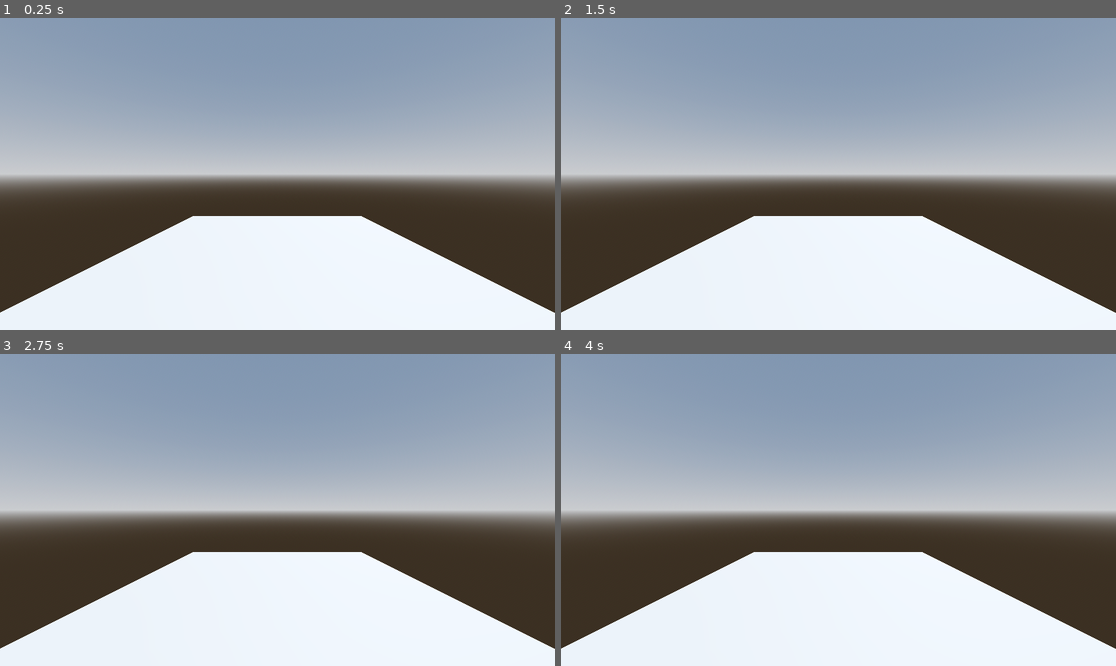
Above: before the commit, frames 1-4 (two rows, left to right).
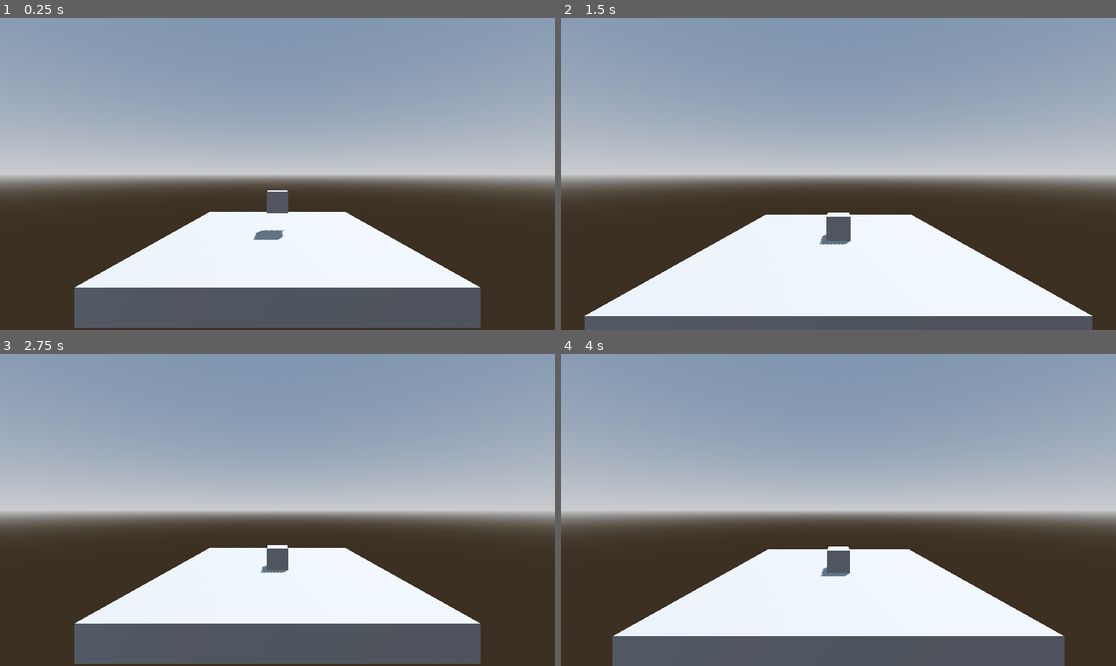
Above: after the commit, the same moments.

Repository: CE-Studio/floppingfluffs
Game: Godot game, scene res://node_3d.tscn
The game is run twice, just before and just after one commit, with the same random seed, the same clock (stepped at 60 frames per second) and the same inputs. Before the commit the project has no main scene; this scene is started directly in both runs.
Inputs (mouse positions are in pixels of both pictures, inside the frame that each line leads up to):
- Up to frame 1 (0.25 s): no input
- Up to frame 2 (1.5 s): move the mouse to (960, 158) at 0.52 s; click (960, 158) at 0.6 s; tap Mouse wheel up (zoom_in, bound only after the commit) at 0.8, 1.35 s; tap Enter at 1.25 s; move the mouse to (727, 189) at 1.27 s; click (727, 189) at 1.42 s
- Up to frame 3 (2.75 s): tap Mouse wheel down (zoom_out, bound only after the commit) at 1.55, 2.1 s; tap Space at 2 s; move the mouse to (333, 441) at 2.02 s; click (333, 441) at 2.3 s
- Up to frame 4 (4 s): tap Enter at 2.75 s; move the mouse to (810, 572) at 2.77 s; click (810, 572) at 2.85 s; tap Mouse wheel up (zoom_in, bound only after the commit) at 3.05, 3.6 s; tap Space at 3.5 s; move the mouse to (1005, 556) at 3.52 s; click (1005, 556) at 3.67 s; tap Mouse wheel down (zoom_out, bound only after the commit) at 3.8 s

The runs differ from the first frame. In frame 1, 15% of the frame differs, in the area x 0-100%, y 55-100%; in frame 2, 7.2%; in frame 3, 15%; in frame 4, 12%.

Commit message:
Grab and toss phyiscs objects
BASIC camera orbiting

Diff:
--- a/node_3d.tscn
+++ b/node_3d.tscn
@@ -1,6 +1,7 @@
-[gd_scene load_steps=5 format=3 uid="uid://bnrn1swk3ml1e"]
+[gd_scene load_steps=6 format=3 uid="uid://bnrn1swk3ml1e"]
 
 [ext_resource type="PackedScene" uid="uid://db3jswprqpd1k" path="res://player_camera.tscn" id="1_a202f"]
+[ext_resource type="PackedScene" uid="uid://btaghitysnvmv" path="res://rigid_body_3d.tscn" id="2_noarx"]
 
 [sub_resource type="ProceduralSkyMaterial" id="ProceduralSkyMaterial_a202f"]
 sky_horizon_color = Color(0.662243, 0.671743, 0.686743, 1)
@@ -29,5 +30,7 @@
 size = Vector3(10, 1, 10)
 
 [node name="PlayerCamera" parent="." instance=ExtResource("1_a202f")]
-transform = Transform3D(1, 0, 0, 0, 1, 0, 0, 0, 1, 0, 3, 7)
-mouse_sensitivty = 0.005
+transform = Transform3D(1, 0, 0, 0, 1, 0, 0, 0, 1, 0, 3.29377, 0)
+
+[node name="RigidBody3D" parent="." instance=ExtResource("2_noarx")]
+transform = Transform3D(1, 0, 0, 0, 1, 0, 0, 0, 1, 0, 2.2391, 0)
--- a/player_camera.gd
+++ b/player_camera.gd
@@ -1,26 +1,86 @@
 extends Camera3D
-@export var orbit: Node3D;
-@export var mouse_sensitivty: float
 
-var speed: float =  10
+@export var mouse_sensitivity: float = 0.002
+@export var speed: float = 10.0
+@export var grab_distance: float = 10.0
+var grab_distance_dynamic: float;
 
-# Called when the node enters the scene tree for the first time.
+@onready var pivot: SpringArm3D = get_parent()
+
+var grabbed_object: RigidBody3D = null
+var spring_strength: float = 100.0
+var damping: float = 10.0
+
 func _ready() -> void:
-	pass # Replace with function body.
+	Input.mouse_mode = Input.MOUSE_MODE_VISIBLE
 
 
-# Called every frame. 'delta' is the elapsed time since the previous frame.
 func _process(delta: float) -> void:
-	pass
+	# Mouse wheel zoom
+	if Input.is_action_just_released("zoom_in"):
+		pivot.spring_length = clamp(pivot.spring_length - .5, 2.0, 20.0)
+	elif Input.is_action_just_released("zoom_out"):
+		pivot.spring_length = clamp(pivot.spring_length + .5, 2.0, 20.0)
+
+
 func _physics_process(delta: float) -> void:
-	pass
+	if Input.is_action_just_pressed("grab"):
+		try_grab()
+	elif Input.is_action_just_released("grab"):
+		grabbed_object = null
+
+	if grabbed_object:
+		var target_pos = get_ray_target_position()
+		var to_target = target_pos - grabbed_object.global_position
+
+		var distance = to_target.length()
+		var direction = to_target.normalized()
+
+		var velocity = grabbed_object.linear_velocity
+		var force = direction * (spring_strength * distance) - velocity * damping
+
+		grabbed_object.apply_central_force(force)
+
 
 func _input(event: InputEvent) -> void:
+	# Toggle mouse mode
 	if Input.is_mouse_button_pressed(MOUSE_BUTTON_RIGHT):
 		Input.mouse_mode = Input.MOUSE_MODE_CAPTURED
 	else:
 		Input.mouse_mode = Input.MOUSE_MODE_VISIBLE
 
+	# Rotate camera pivot with mouse
 	if event is InputEventMouseMotion and Input.mouse_mode == Input.MOUSE_MODE_CAPTURED:
-		rotation.y += event.relative.x * mouse_sensitivty
-		rotation.x += event.relative.y * mouse_sensitivty
+		pivot.rotation.y += -event.relative.x * mouse_sensitivity
+		rotation.x += -event.relative.y * mouse_sensitivity
+		#rotation.x = clamp(rotation.x, deg_to_rad(-89), deg_to_rad(89))
+
+
+func try_grab() -> void:
+	var origin = get_ray().origin
+	var direction = get_ray().direction
+	var target = origin + direction * grab_distance
+
+	var space_state = get_world_3d().direct_space_state
+	var query = PhysicsRayQueryParameters3D.create(origin, target)
+	query.collision_mask = 1  # TODO: Customize this as needed
+
+	var result = space_state.intersect_ray(query)
+	if result and result.has("collider") and result["collider"] is RigidBody3D:
+		grabbed_object = result["collider"]
+		grab_distance_dynamic = (result["position"] - origin).length()
+
+
+func get_ray() -> Dictionary:
+	var mouse_pos = get_viewport().get_mouse_position()
+	var origin = project_ray_origin(mouse_pos)
+	var direction = project_ray_normal(mouse_pos)
+	return {
+		"origin": origin,
+		"direction": direction
+	}
+
+
+func get_ray_target_position() -> Vector3:
+	var ray = get_ray()
+	return ray.origin + ray.direction * grab_distance_dynamic
--- a/player_camera.tscn
+++ b/player_camera.tscn
@@ -2,7 +2,9 @@
 
 [ext_resource type="Script" uid="uid://bpne6m8huvrr1" path="res://player_camera.gd" id="1_agiyq"]
 
-[node name="PlayerCamera" type="Camera3D"]
+[node name="SpringArm3D" type="SpringArm3D"]
+collision_mask = 32
+spring_length = 10.0
+
+[node name="PlayerCamera" type="Camera3D" parent="."]
 script = ExtResource("1_agiyq")
-
-[node name="SpringArm3D" type="SpringArm3D" parent="."]
--- a/project.godot
+++ b/project.godot
@@ -11,6 +11,7 @@
 [application]
 
 config/name="Flopping Fluffs"
+run/main_scene="uid://bnrn1swk3ml1e"
 config/features=PackedStringArray("4.4", "Forward Plus")
 config/icon="res://icon.svg"
 
@@ -21,3 +22,18 @@
 "events": [Object(InputEventKey,"resource_local_to_scene":false,"resource_name":"","device":-1,"window_id":0,"alt_press …(192 unchanged characters)…
 ]
 }
+grab={
+"deadzone": 0.2,
+"events": [Object(InputEventMouseButton,"resource_local_to_scene":false,"resource_name":"","device":-1,"window_id":0,"alt_pressed":false,"shift_pressed":false,"ctrl_pressed":false,"meta_pressed":false,"button_mask":1,"position":Vector2(144, 2),"global_position":Vector2(153, 50),"factor":1.0,"button_index":1,"canceled":false,"pressed":true,"double_click":false,"script":null)
+]
+}
+zoom_in={
+"deadzone": 0.2,
+"events": [Object(InputEventMouseButton,"resource_local_to_scene":false,"resource_name":"","device":-1,"window_id":0,"alt_pressed":false,"shift_pressed":false,"ctrl_pressed":false,"meta_pressed":false,"button_mask":0,"position":Vector2(0, 0),"global_position":Vector2(0, 0),"factor":1.0,"button_index":4,"canceled":false,"pressed":false,"double_click":false,"script":null)
+]
+}
+zoom_out={
+"deadzone": 0.2,
+"events": [Object(InputEventMouseButton,"resource_local_to_scene":false,"resource_name":"","device":-1,"window_id":0,"alt_pressed":false,"shift_pressed":false,"ctrl_pressed":false,"meta_pressed":false,"button_mask":0,"position":Vector2(0, 0),"global_position":Vector2(0, 0),"factor":1.0,"button_index":5,"canceled":false,"pressed":false,"double_click":false,"script":null)
+]
+}
--- a/rigid_body_3d.tscn
+++ b/rigid_body_3d.tscn
@@ -1,11 +1,16 @@
-[gd_scene load_steps=3 format=3 uid="uid://btaghitysnvmv"]
+[gd_scene load_steps=4 format=3 uid="uid://btaghitysnvmv"]
 
 [ext_resource type="Script" uid="uid://dai5dki4hcmoi" path="res://collision.gd" id="1_mvxmr"]
 
 [sub_resource type="BoxShape3D" id="BoxShape3D_n1c64"]
+
+[sub_resource type="BoxMesh" id="BoxMesh_mvxmr"]
 
 [node name="RigidBody3D" type="RigidBody3D"]
 script = ExtResource("1_mvxmr")
 
 [node name="CollisionShape3D" type="CollisionShape3D" parent="."]
 shape = SubResource("BoxShape3D_n1c64")
+
+[node name="MeshInstance3D" type="MeshInstance3D" parent="."]
+mesh = SubResource("BoxMesh_mvxmr")
